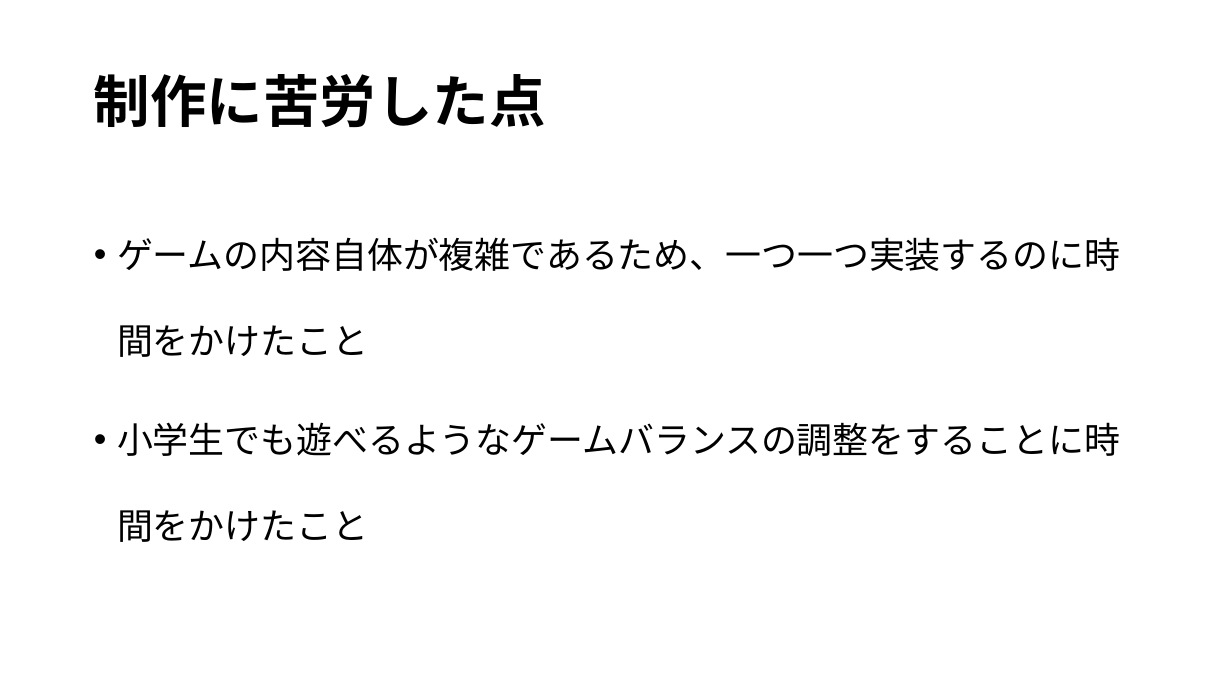
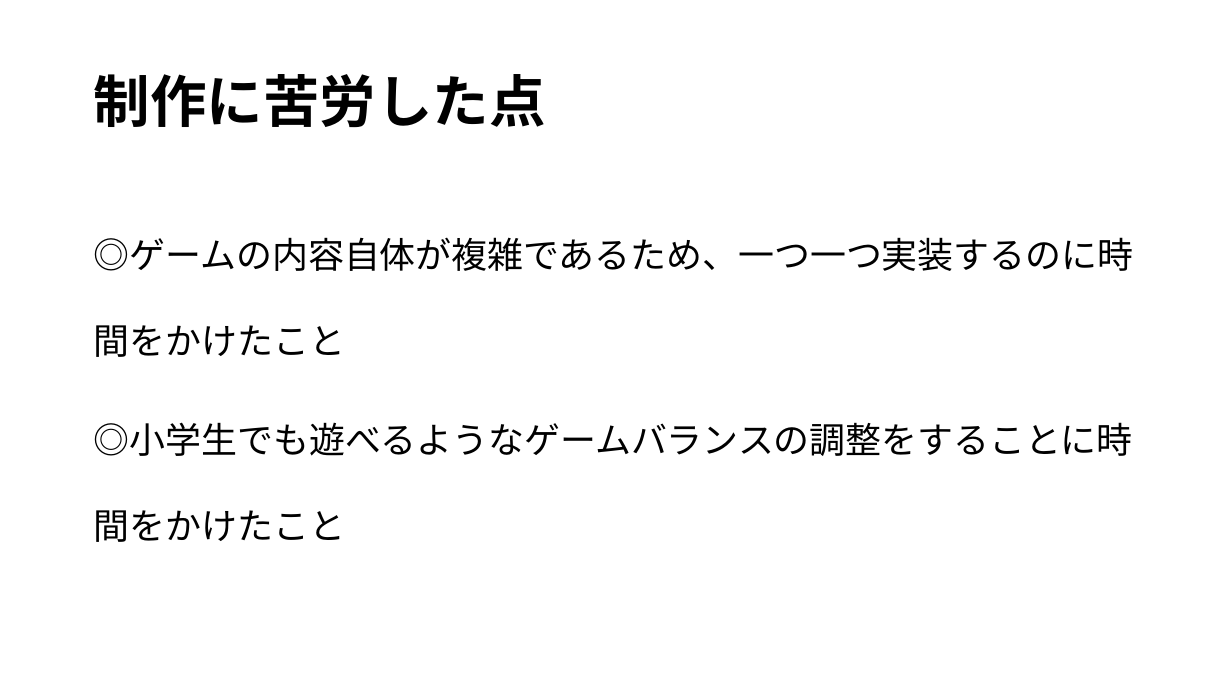
Before and after one commit to WhiteF326/0818_newDev, a slide deck: slide 10 of presentation/Blockln.pptx. Drawn at 1232x693 pixels with LibreOffice and Linux fonts; fonts in the diff are those of the drawing. Boxes give left, top, right and bottom in pixels: in the first picture for what was removed or moved away, otherwise in the second. Text is boxed around its words. In the diff, an @@ line names an element or a change of style, - is before the commit and + after.

```diff
--- a/presentation/Blockln.pptx
+++ b/presentation/Blockln.pptx
@@ text at (x1=94, y1=237, x2=1133, y2=542): text changed @@
-• ゲームの内容自体が複雑であるため、一つ一つ実装するのに時間をかけたこと
-• 小学生でも遊べるようなゲームバランスの調整をすることに時間をかけたこと
+◎ゲームの内容自体が複雑であるため、一つ一つ実装するのに時間をかけたこと
+◎小学生でも遊べるようなゲームバランスの調整をすることに時間をかけたこと
```
Also in this commit, not shown: 2 other slides changed.
